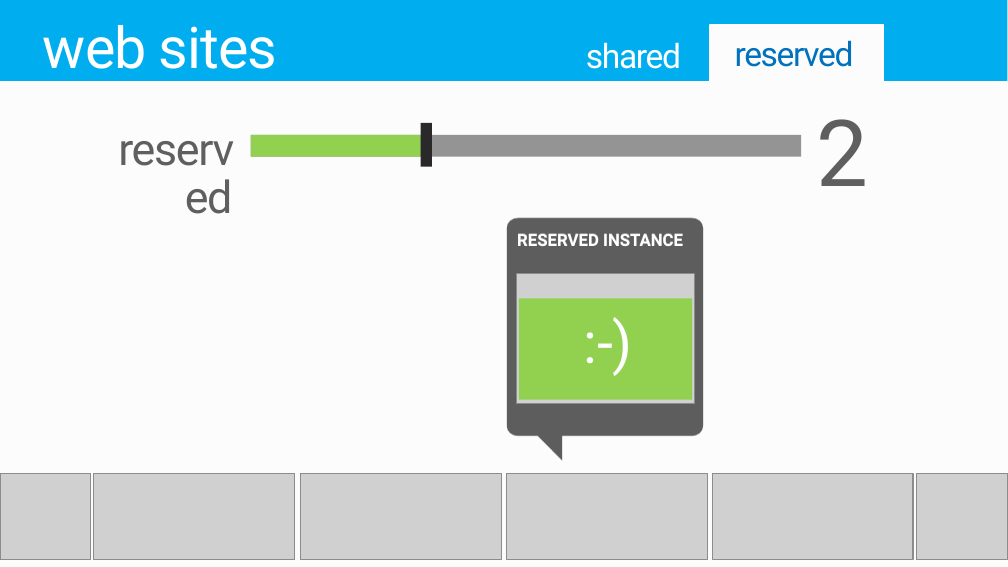
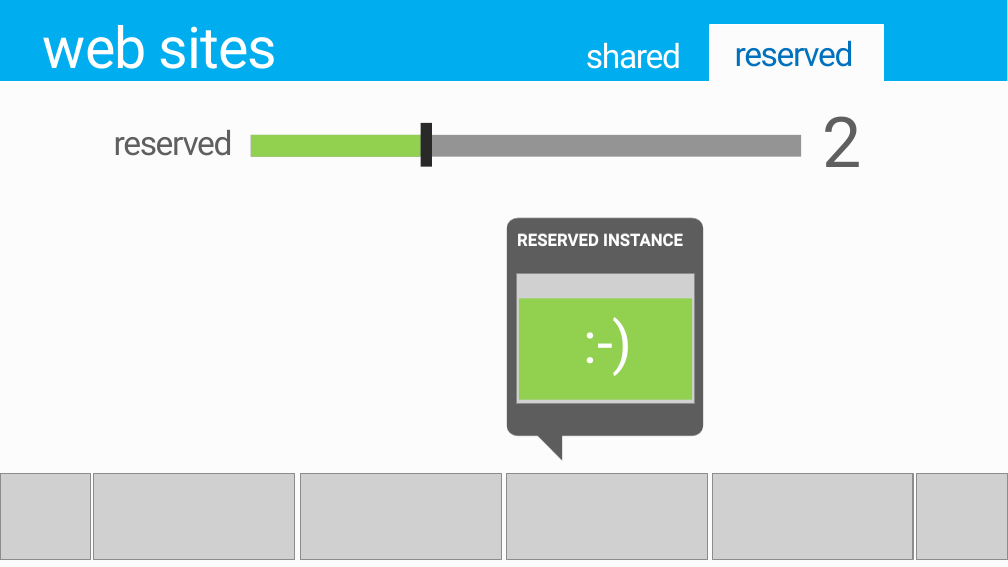
Before and after one commit to raz2/PRESENTATION-WindowsAzureWebSites, a slide deck: slide 12 of WindowsAzureWebSites.pptx (slide 11 before the commit). Drawn at 1008x567 pixels with LibreOffice and Linux fonts; fonts in the diff are those of the drawing; grey boxes stand for pictures; background and template pictures are left out. Boxes give left, top, right and bottom in pixels: in the first picture for what was removed or moved away, otherwise in the second. Text is boxed around its words. In the diff, an @@ line names an element or a change of style, - is before the commit and + after.

```diff
--- a/WindowsAzureWebSites.pptx
+++ b/WindowsAzureWebSites.pptx
@@ text "2" at (x1=822, y1=116, x2=861, y2=167): size 66 to 50 pt; less space between paragraphs @@
@@ text "reserved" at (x1=114, y1=130, x2=233, y2=156): size 32 to 24 pt @@
```
Also in this commit, not shown: 7 other slides changed, 1 slide added.
